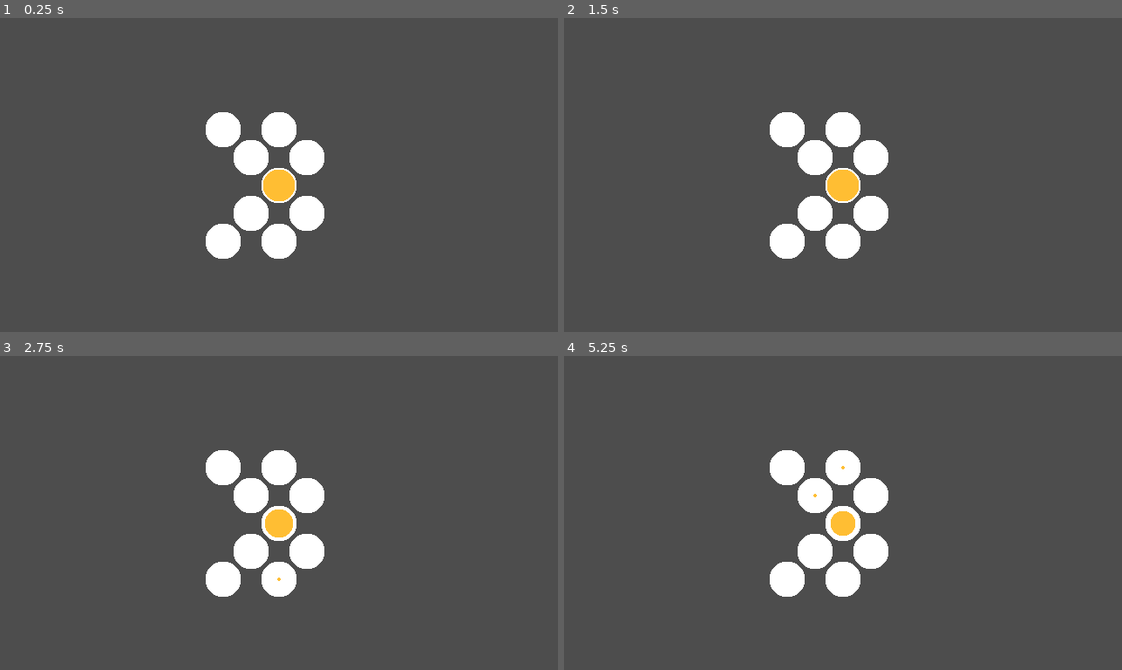
Above: before the commit, frames 1-4 (two rows, left to right).
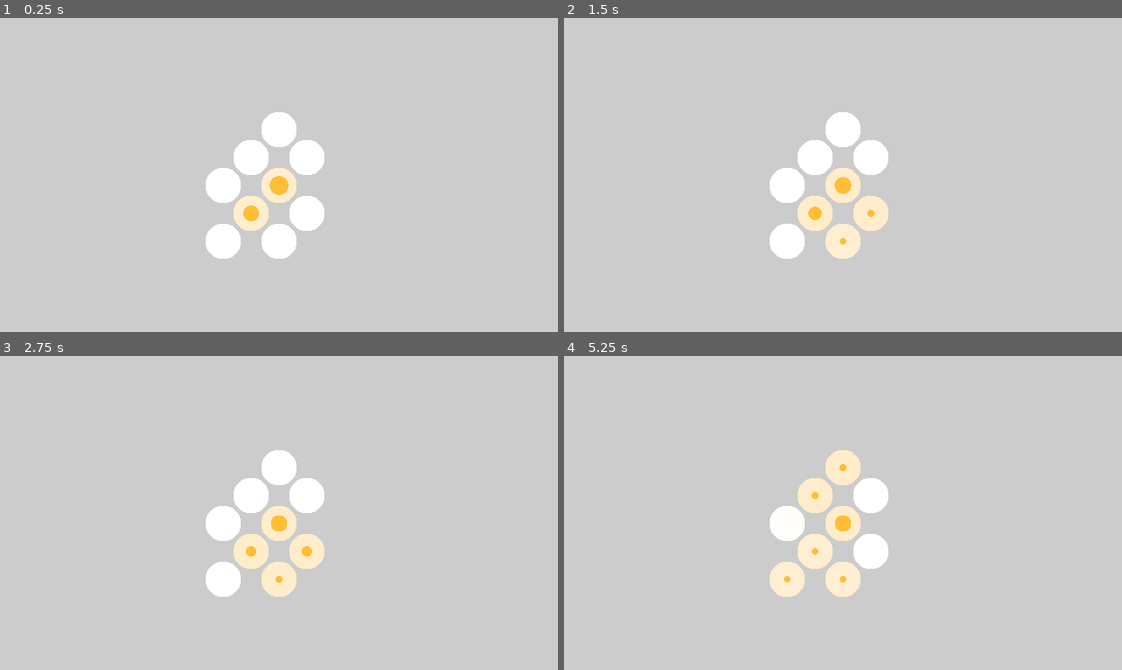
Above: after the commit, the same moments.

Repository: daviddegelder/Holey
Game: Godot game, scene res://main.tscn
Same seed, same stepped clock (60 frames per second), same inputs: the game is played once before the commit and once after it.
Inputs:
- Up to frame 1 (0.25 s): no input
- Up to frame 2 (1.5 s): tap Enter at 0.5 s; hold Keypad 6 (East) 0.53-1.28 s; tap Space at 1.25 s; hold Keypad 2 (South) from 1.28 s (still down)
- Up to frame 3 (2.75 s): tap Enter at 2 s; release Keypad 2 (South) at 2.03 s; hold Keypad 6 (East) from 2.03 s (still down)
- Up to frame 4 (5.25 s): tap Space at 2.75, 4.25 s; release Keypad 6 (East) at 2.78 s; hold Keypad 8 (North) 2.78-3.53 s; tap Enter at 3.5 s; hold Keypad 7 (NorthWest) 3.53-5.03 s; hold Keypad 2 (South) from 5.03 s (still down)

The runs differ from the first frame. In frame 1, 96% of the frame differs, in the area x 0-100%, y 0-100%; in frame 2, 98%; in frame 3, 98%; in frame 4, 99%.

Commit message:
match visuals

Diff:
--- a/Hole/hole.gd
+++ b/Hole/hole.gd
@@ -1,6 +1,7 @@
 @tool
 class_name Hole
 extends Node2D
+
 
 enum Direction {
 	Null,
@@ -13,7 +14,7 @@
 	West,
 	NorthWest,
 }
-var DIRECTION_VECTORS: Dictionary[Direction, Vector2] = {
+const DIRECTION_VECTORS: Dictionary[Direction, Vector2] = {
 	Direction.Null      : Vector2(0,0),
 	Direction.North     : Vector2(0,-1),
 	Direction.NorthEast : Vector2(1,-1),
@@ -25,18 +26,19 @@
 	Direction.NorthWest : Vector2(-1,-1),
 }
 
+
 @export_tool_button("Detect Neighbours") var detect_neighbours_action = detect_neighbours;
 @export var neighbours: Dictionary[Direction, Hole]
 @export var fill_level: int
-
-var queue_fill: int = 0
 
 func _process(_delta):
 	if not Engine.is_editor_hint():
 		var input_direction: Direction = get_input_direction()
 		if input_direction != Direction.Null:
 			flow(input_direction)
-	render_fill()
+		%Render.fill_level = fill_level
+	else:
+		render_editor()
 
 func flow(direction: Direction):
 	if fill_level > 0 and has_neighbour(direction):
@@ -46,25 +48,22 @@
 func fill():
 	fill_level += 1
 
-func render_fill():
-	%Fill.scale = Vector2.ONE * (fill_level * 0.1)
-
 func get_input_direction():
-	if Input.is_action_just_released("North"):
+	if Input.is_action_just_pressed("North"):
 		return Direction.North
-	if Input.is_action_just_released("NorthEast"):
+	if Input.is_action_just_pressed("NorthEast"):
 		return Direction.NorthEast
-	if Input.is_action_just_released("East"):
+	if Input.is_action_just_pressed("East"):
 		return Direction.East
-	if Input.is_action_just_released("SouthEast"):
+	if Input.is_action_just_pressed("SouthEast"):
 		return Direction.SouthEast
-	if Input.is_action_just_released("South"):
+	if Input.is_action_just_pressed("South"):
 		return Direction.South
-	if Input.is_action_just_released("SouthWest"):
+	if Input.is_action_just_pressed("SouthWest"):
 		return Direction.SouthWest
-	if Input.is_action_just_released("West"):
+	if Input.is_action_just_pressed("West"):
 		return Direction.West
-	if Input.is_action_just_released("NorthWest"):
+	if Input.is_action_just_pressed("NorthWest"):
 		return Direction.NorthWest
 	#no input:
 	return Direction.Null
@@ -83,3 +82,6 @@
 	if collider == null or !collider.is_in_group("Hole"):
 		return null
 	return collider.get_parent()
+
+func render_editor():
+	%Fill.scale = Vector2.ONE * (fill_level * 0.1)
--- a/Hole/hole.tscn
+++ b/Hole/hole.tscn
@@ -1,7 +1,8 @@
-[gd_scene load_steps=4 format=3 uid="uid://bkaj5fl2k43vq"]
+[gd_scene load_steps=5 format=3 uid="uid://bkaj5fl2k43vq"]
 
 [ext_resource type="Script" uid="uid://dorko01b0mjo1" path="res://Hole/hole.gd" id="1_y0jvi"]
 [ext_resource type="Texture2D" uid="uid://bvtqcc0mbkwg1" path="res://Sprites/circle_256.png" id="2_q25xr"]
+[ext_resource type="Script" uid="uid://c47ipo3nyyk7" path="res://Hole/render.gd" id="2_wbotu"]
 
 [sub_resource type="CircleShape2D" id="CircleShape2D_y0jvi"]
 radius = 16.0
@@ -9,17 +10,29 @@
 [node name="Hole" type="Node2D"]
 script = ExtResource("1_y0jvi")
 
-[node name="Background" type="Node2D" parent="."]
+[node name="Render" type="Node2D" parent="."]
+unique_name_in_owner = true
+process_priority = -1
+script = ExtResource("2_wbotu")
+lerp_weight = 0.2
+min_scale = 0.2
+max_scale = 0.9
+fill_steps = 9
+bg_default_color = Color(1, 1, 1, 1)
+bg_complete_color = Color(1, 0.92498, 0.796529, 1)
 
-[node name="Sprite" type="Sprite2D" parent="Background"]
+[node name="Background" type="Node2D" parent="Render"]
+unique_name_in_owner = true
+
+[node name="Sprite" type="Sprite2D" parent="Render/Background"]
 scale = Vector2(0.16, 0.16)
 texture = ExtResource("2_q25xr")
 
-[node name="Fill" type="Node2D" parent="."]
+[node name="Fill" type="Node2D" parent="Render"]
 unique_name_in_owner = true
-scale = Vector2(0.9, 0.9)
+scale = Vector2(1e-05, 1e-05)
 
-[node name="Sprite" type="Sprite2D" parent="Fill"]
+[node name="Sprite" type="Sprite2D" parent="Render/Fill"]
 modulate = Color(1, 0.745098, 0.2, 1)
 scale = Vector2(0.16, 0.16)
 texture = ExtResource("2_q25xr")
--- /dev/null
+++ b/Hole/render.gd
@@ -0,0 +1,26 @@
+extends Node
+
+@export_range(0,1,0.05) var lerp_weight: float
+@export_category("Fill")
+@export var min_scale: float
+@export var max_scale: float
+@export var fill_steps: int
+@export_category("Background")
+@export var bg_default_color: Color
+@export var bg_complete_color: Color
+
+var fill_level: int
+var bg_target_color: Color
+var fill_target_scale
+
+func _ready():
+	bg_target_color = bg_default_color
+	%Background.modulate = bg_default_color
+
+func _process(delta):
+	bg_target_color = bg_complete_color if fill_level > 0 else bg_default_color
+	%Background.modulate = lerp(%Background.modulate, bg_target_color, lerp_weight)
+
+	fill_target_scale = remap(fill_level, 1, fill_steps, min_scale, max_scale)
+	if fill_level == 0: fill_target_scale = 0
+	%Fill.scale = lerp(%Fill.scale, Vector2.ONE * fill_target_scale, lerp_weight)
--- /dev/null
+++ b/Hole/renderer.gd
@@ -0,0 +1,11 @@
+extends Node2D
+
+var fillLevel: int = 0
+# Called when the node enters the scene tree for the first time.
+func _ready():
+	pass # Replace with function body.
+
+
+# Called every frame. 'delta' is the elapsed time since the previous frame.
+func _process(delta):
+	pass
--- a/main.tscn
+++ b/main.tscn
@@ -4,8 +4,21 @@
 
 [node name="Main" type="Node2D"]
 
-[node name="Hole" parent="." node_paths=PackedStringArray("neighbours") instance=ExtResource("1_ig7tw")]
+[node name="CanvasLayer" type="CanvasLayer" parent="."]
+layer = -1
+
+[node name="ColorRect" type="ColorRect" parent="CanvasLayer"]
+anchors_preset = 15
+anchor_right = 1.0
+anchor_bottom = 1.0
+grow_horizontal = 2
+grow_vertical = 2
+color = Color(0.8, 0.8, 0.8, 1)
+
+[node name="Puzzle" type="Node2D" parent="."]
 position = Vector2(352, 160)
+
+[node name="Hole" parent="Puzzle" node_paths=PackedStringArray("neighbours") instance=ExtResource("1_ig7tw")]
 neighbours = {
 0: null,
 1: null,
@@ -18,8 +31,8 @@
 8: NodePath("../Hole5")
 }
 
-[node name="Hole2" parent="." node_paths=PackedStringArray("neighbours") instance=ExtResource("1_ig7tw")]
-position = Vector2(320, 192)
+[node name="Hole2" parent="Puzzle" node_paths=PackedStringArray("neighbours") instance=ExtResource("1_ig7tw")]
+position = Vector2(-32, 32)
 neighbours = {
 0: null,
 1: NodePath("../Hole5"),
@@ -28,13 +41,13 @@
 4: NodePath("../Hole7"),
 5: NodePath("../Hole9"),
 6: NodePath("../Hole8"),
-7: null,
+7: NodePath("../Hole6"),
 8: NodePath("../Hole4")
 }
-fill_level = 9
+fill_level = 5
 
-[node name="Hole4" parent="." node_paths=PackedStringArray("neighbours") instance=ExtResource("1_ig7tw")]
-position = Vector2(288, 160)
+[node name="Hole4" parent="Puzzle" node_paths=PackedStringArray("neighbours") instance=ExtResource("1_ig7tw")]
+position = Vector2(-64, 0)
 neighbours = {
 0: null,
 1: null,
@@ -42,13 +55,13 @@
 3: NodePath("../Hole"),
 4: NodePath("../Hole2"),
 5: NodePath("../Hole8"),
-6: null,
+6: NodePath("../Hole6"),
 7: null,
-8: NodePath("../Hole6")
+8: null
 }
 
-[node name="Hole5" parent="." node_paths=PackedStringArray("neighbours") instance=ExtResource("1_ig7tw")]
-position = Vector2(320, 128)
+[node name="Hole5" parent="Puzzle" node_paths=PackedStringArray("neighbours") instance=ExtResource("1_ig7tw")]
+position = Vector2(-32, -32)
 neighbours = {
 0: null,
 1: null,
@@ -57,26 +70,26 @@
 4: NodePath("../Hole"),
 5: NodePath("../Hole2"),
 6: NodePath("../Hole4"),
-7: NodePath("../Hole6"),
+7: null,
 8: null
 }
 
-[node name="Hole6" parent="." node_paths=PackedStringArray("neighbours") instance=ExtResource("1_ig7tw")]
-position = Vector2(256, 128)
+[node name="Hole6" parent="Puzzle" node_paths=PackedStringArray("neighbours") instance=ExtResource("1_ig7tw")]
+position = Vector2(-96, 32)
 neighbours = {
 0: null,
 1: null,
-2: null,
-3: NodePath("../Hole5"),
-4: NodePath("../Hole4"),
-5: null,
+2: NodePath("../Hole4"),
+3: NodePath("../Hole2"),
+4: NodePath("../Hole8"),
+5: NodePath("../Hole3"),
 6: null,
 7: null,
 8: null
 }
 
-[node name="Hole7" parent="." node_paths=PackedStringArray("neighbours") instance=ExtResource("1_ig7tw")]
-position = Vector2(352, 224)
+[node name="Hole7" parent="Puzzle" node_paths=PackedStringArray("neighbours") instance=ExtResource("1_ig7tw")]
+position = Vector2(0, 64)
 neighbours = {
 0: null,
 1: NodePath("../Hole"),
@@ -89,8 +102,8 @@
 8: NodePath("../Hole2")
 }
 
-[node name="Hole8" parent="." node_paths=PackedStringArray("neighbours") instance=ExtResource("1_ig7tw")]
-position = Vector2(288, 224)
+[node name="Hole8" parent="Puzzle" node_paths=PackedStringArray("neighbours") instance=ExtResource("1_ig7tw")]
+position = Vector2(-64, 64)
 neighbours = {
 0: null,
 1: NodePath("../Hole4"),
@@ -100,11 +113,12 @@
 5: null,
 6: NodePath("../Hole3"),
 7: null,
-8: null
+8: NodePath("../Hole6")
 }
+fill_level = 4
 
-[node name="Hole9" parent="." node_paths=PackedStringArray("neighbours") instance=ExtResource("1_ig7tw")]
-position = Vector2(320, 256)
+[node name="Hole9" parent="Puzzle" node_paths=PackedStringArray("neighbours") instance=ExtResource("1_ig7tw")]
+position = Vector2(-32, 96)
 neighbours = {
 0: null,
 1: NodePath("../Hole2"),
@@ -117,11 +131,11 @@
 8: NodePath("../Hole8")
 }
 
-[node name="Hole3" parent="." node_paths=PackedStringArray("neighbours") instance=ExtResource("1_ig7tw")]
-position = Vector2(256, 256)
+[node name="Hole3" parent="Puzzle" node_paths=PackedStringArray("neighbours") instance=ExtResource("1_ig7tw")]
+position = Vector2(-96, 96)
 neighbours = {
 0: null,
-1: null,
+1: NodePath("../Hole6"),
 2: NodePath("../Hole8"),
 3: NodePath("../Hole9"),
 4: null,
--- a/project.godot
+++ b/project.godot
@@ -24,7 +24,6 @@
 window/size/viewport_width=640
 window/size/viewport_height=360
 window/stretch/mode="canvas_items"
-window/stretch/aspect="ignore"
 
 [global_group]
 
Not shown, added: Hole/render.gd.uid
Not shown, added: Hole/renderer.gd.uid
